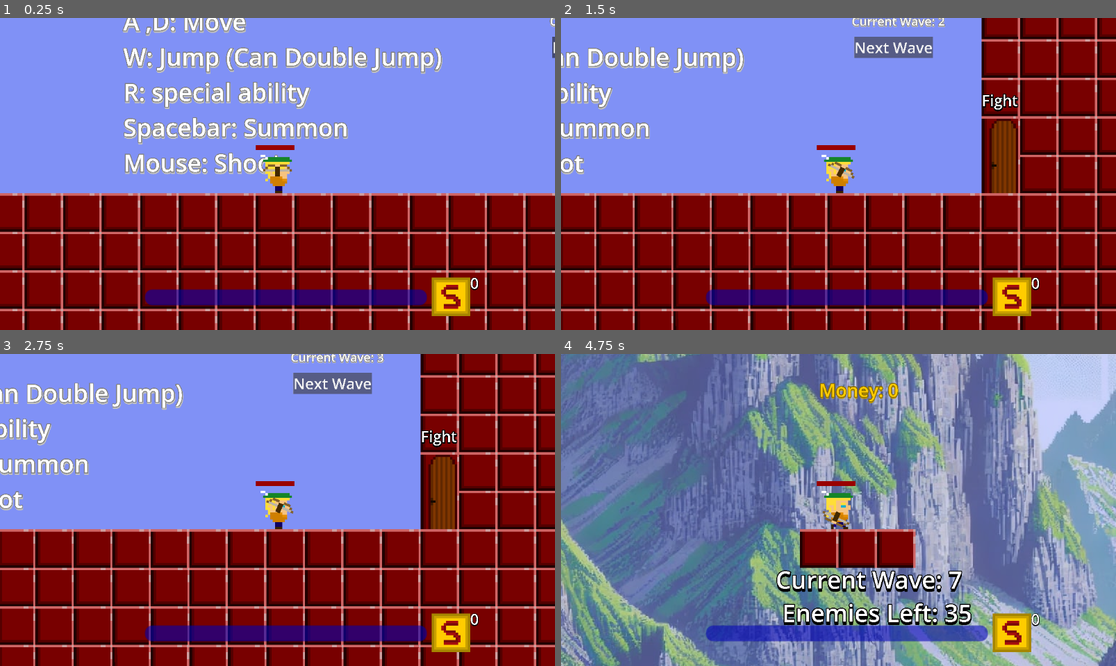
Above: before the commit, frames 1-4 (two rows, left to right).
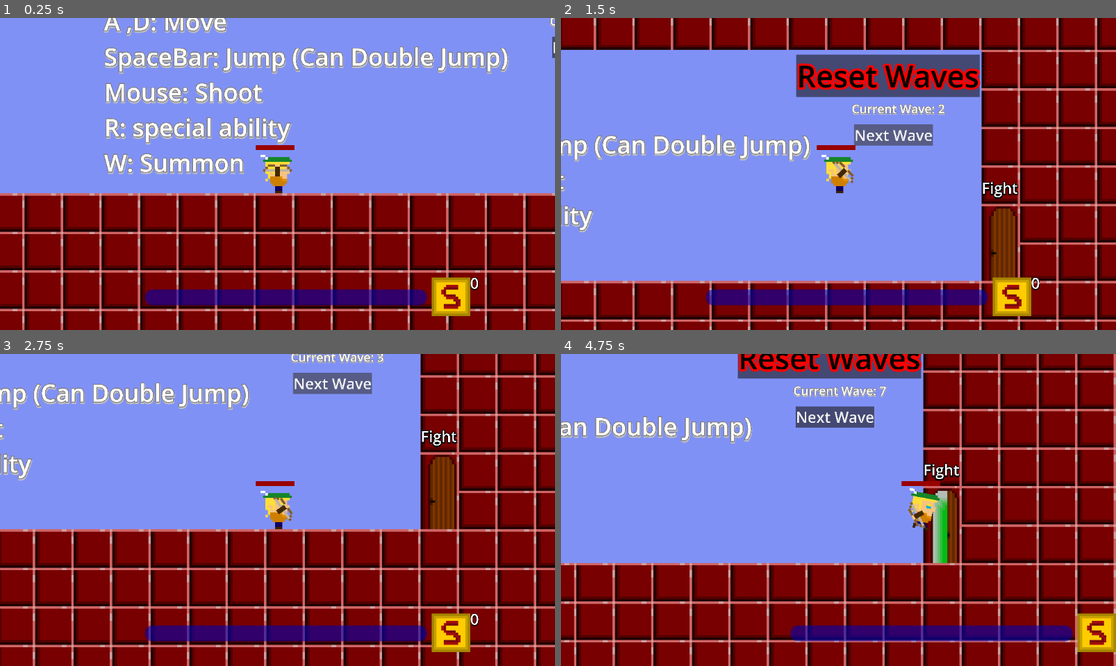
Above: after the commit, the same moments.

Repository: Dan-Yaacobi/TheBowman
Game: Godot game, scene res://MainGame/Game.tscn
Same seed, same stepped clock (60 frames per second), same inputs: the game is played once before the commit and once after it.
Inputs (mouse positions are in pixels of both pictures, inside the frame that each line leads up to):
- Up to frame 1 (0.25 s): no input
- Up to frame 2 (1.5 s): tap Enter at 0.5 s; move the mouse to (960, 158) at 0.52 s; hold D (Right) 0.53-1.25 s; hold E (temp, bound only before the commit) 0.53-1.25 s; tap Space (Jump, bound only after the commit) at 0.77, 1.07 s; tap Q (temp2, bound only before the commit) at 0.8 s; click "Next Wave" at 1.25 s
- Up to frame 3 (2.75 s): click "Next Wave" at 2 s
- Up to frame 4 (4.75 s): move the mouse to (727, 525) at 2.77 s; hold A (Left) 2.78-3.53 s; tap Q (temp2, bound only before the commit) at 2.85 s; tap Space (Jump, bound only after the commit) at 3.02, 3.32, 4.52, 4.55 s; tap Z (temp3, bound only before the commit) at 3.05 s; move the mouse to (894, 441) at 3.52 s; hold Z (temp3, bound only before the commit) 3.53-4.28 s; hold D (Right) from 3.53 s (still down); tap C (temp4, bound only before the commit) at 3.8, 4.35 s; move the mouse to (810, 572) at 4.27 s

The runs differ from the first frame. In frame 1, 9.0% of the frame differs, in the area x 18-92%, y 0-51%; in frame 2, 53%; in frame 3, 4.6%; in frame 4, 100%, in the area x 0-100%, y 0-100%.

Commit message:
switched jump and summon buttons

Diff:
--- a/MainMenu/MainMenu.tscn
+++ b/MainMenu/MainMenu.tscn
@@ -136,9 +136,9 @@
 script = ExtResource("8_ftbyc")
 
 [node name="HowToPlay" type="Label" parent="."]
-offset_left = 121.0
+offset_left = 113.0
 offset_top = 19.0
-offset_right = 3471.0
+offset_right = 4307.0
 offset_bottom = 2196.0
 scale = Vector2(0.04, 0.04)
 theme_override_colors/font_color = Color(1, 1, 1, 1)
@@ -152,10 +152,11 @@
 theme_override_font_sizes/font_size = 250
 text = "How To Play:
 A ,D: Move
-W: Jump (Can Double Jump)
+SpaceBar: Jump (Can Double Jump)
+Mouse: Shoot
 R: special ability
-Spacebar: Summon
-Mouse: Shoot"
+W: Summon
+"
 
 [node name="ButtonShootClick" parent="." instance=ExtResource("3_0uxqg")]
 offset_left = 299.0
--- a/project.godot
+++ b/project.godot
@@ -44,27 +44,7 @@
 }
 Jump={
 "deadzone": 0.5,
-"events": [Object(InputEventKey,"resource_local_to_scene":fa …(140 unchanged characters)… d":false,"keycode":0,"physical_keycode":87,"key_label":0,"unicode":119,"location":0,"echo":false,"script":null)
-]
-}
-temp={
-"deadzone": 0.5,
-"events": [Object(InputEventKey,"resource_local_to_scene":false,"resource_name":"","device":-1,"window_id":0,"alt_pressed":false,"shift_pressed":false,"ctrl_pressed":false,"meta_pressed":false,"pressed":false,"keycode":0,"physical_keycode":69,"key_label":0,"unicode":101,"location":0,"echo":false,"script":null)
-]
-}
-temp2={
-"deadzone": 0.5,
-"events": [Object(InputEventKey,"resource_local_to_scene":false,"resource_name":"","device":-1,"window_id":0,"alt_pressed":false,"shift_pressed":false,"ctrl_pressed":false,"meta_pressed":false,"pressed":false,"keycode":0,"physical_keycode":81,"key_label":0,"unicode":113,"location":0,"echo":false,"script":null)
-]
-}
-temp3={
-"deadzone": 0.5,
-"events": [Object(InputEventKey,"resource_local_to_scene":false,"resource_name":"","device":-1,"window_id":0,"alt_pressed":false,"shift_pressed":false,"ctrl_pressed":false,"meta_pressed":false,"pressed":false,"keycode":0,"physical_keycode":90,"key_label":0,"unicode":122,"location":0,"echo":false,"script":null)
-]
-}
-temp4={
-"deadzone": 0.5,
-"events": [Object(InputEventKey,"resource_local_to_scene":false,"resource_name":"","device":-1,"window_id":0,"alt_pressed":false,"shift_pressed":false,"ctrl_pressed":false,"meta_pressed":false,"pressed":false,"keycode":0,"physical_keycode":67,"key_label":0,"unicode":99,"location":0,"echo":false,"script":null)
+"events": [Object(InputEventKey,"resource_local_to_scene":fa …(140 unchanged characters)… d":false,"keycode":0,"physical_keycode":32,"key_label":0,"unicode":32,"location":0,"echo":false,"script":null)
 ]
 }
 shoot={
@@ -79,12 +59,7 @@
 }
 SkipTimer={
 "deadzone": 0.5,
-"events": [Object(InputEventKey,"resource_local_to_scene":fa …(140 unchanged characters)… d":false,"keycode":0,"physical_keycode":32,"key_label":0,"unicode":32,"location":0,"echo":false,"script":null)
-]
-}
-GodMode={
-"deadzone": 0.5,
-"events": [Object(InputEventKey,"resource_local_to_scene":false,"resource_name":"","device":-1,"window_id":0,"alt_pressed":false,"shift_pressed":false,"ctrl_pressed":false,"meta_pressed":false,"pressed":false,"keycode":0,"physical_keycode":77,"key_label":0,"unicode":109,"location":0,"echo":false,"script":null)
+"events": [Object(InputEventKey,"resource_local_to_scene":fa …(140 unchanged characters)… d":false,"keycode":0,"physical_keycode":87,"key_label":0,"unicode":39,"location":0,"echo":false,"script":null)
 ]
 }
 
Not shown, changed: docs/index.html
Not shown, changed: docs/index.pck
